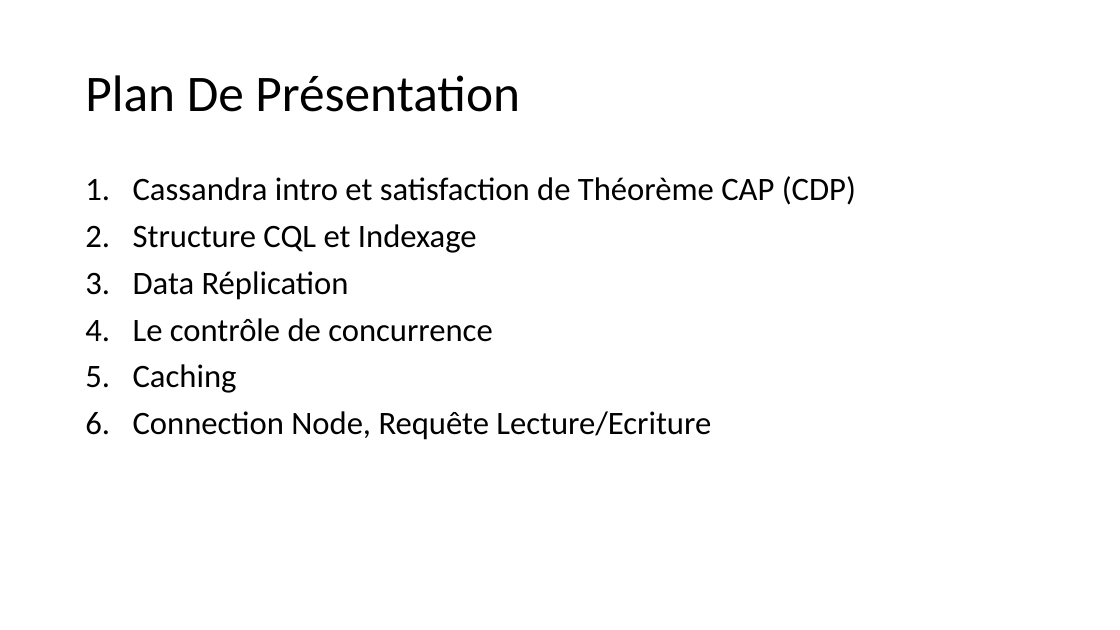
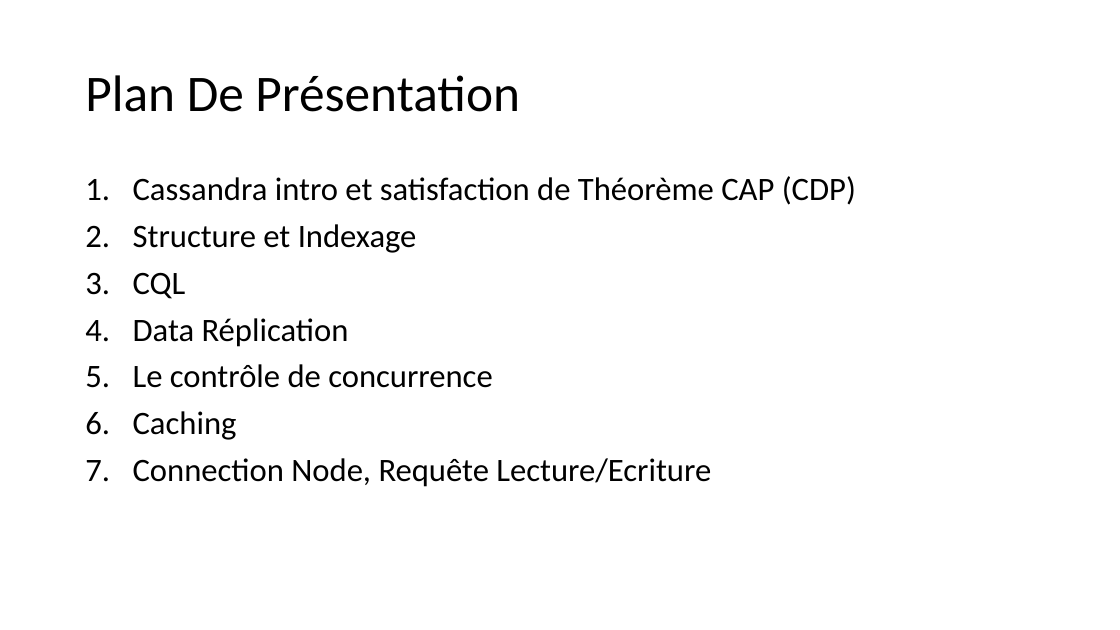
Before and after one commit to khalilbsaibes/cassandra, a slide deck: slide 2 of Cassandra.pptx. Drawn at 1120x630 pixels with LibreOffice and Linux fonts; fonts in the diff are those of the drawing. Boxes give left, top, right and bottom in pixels: in the first picture for what was removed or moved away, otherwise in the second. Text is boxed around its words. In the diff, an @@ line names an element or a change of style, - is before the commit and + after.

```diff
--- a/Cassandra.pptx
+++ b/Cassandra.pptx
@@ text at box(133, 224, 417, 299): text changed @@
-2. Structure CQL et Indexage
+2. Structure et Indexage
+3. CQL
```
Also in this commit, not shown: 2 other slides changed, 8 slides added.
